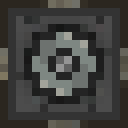
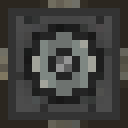
Layers edited between the first and the second w=128, h=128 image:
showed "Layer #5" over (32, 32, 96, 96)
hid "Layer #2" over (32, 32, 96, 96)
